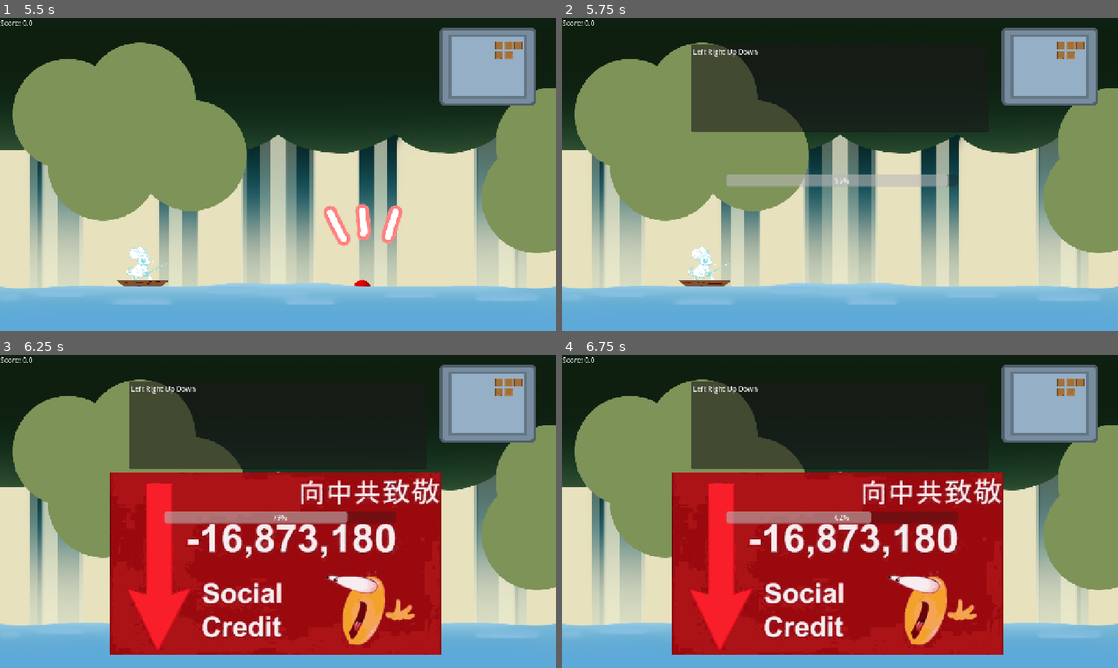
Above: before the commit, frames 1-4 (two rows, left to right).
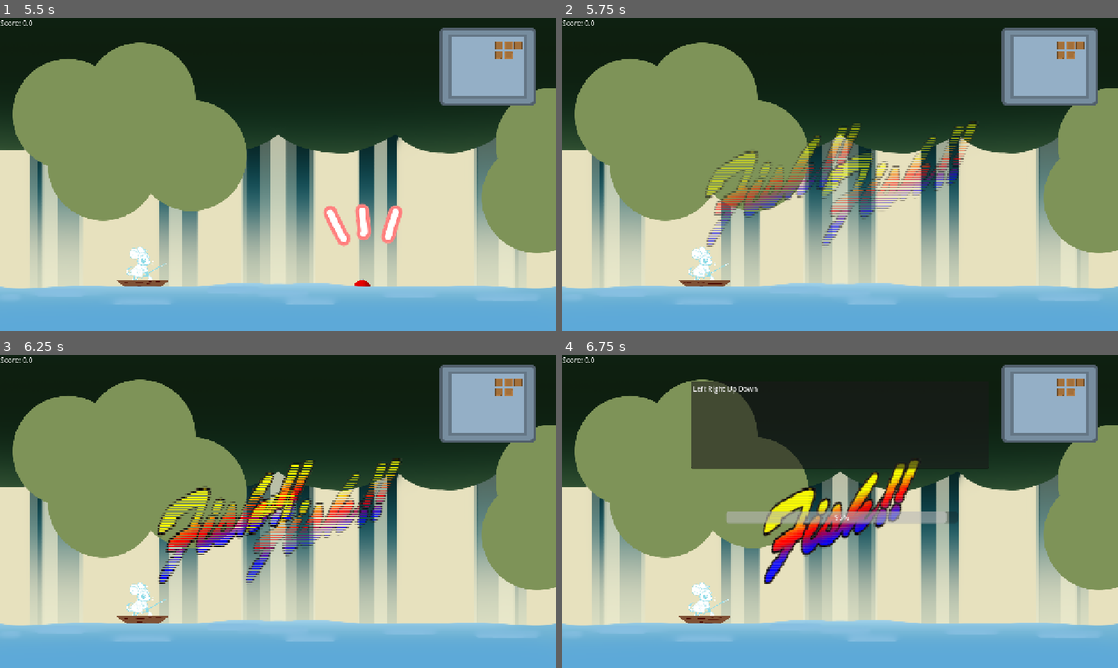
Above: after the commit, the same moments.

Repository: Meoah/Team-Awesome
Game: Godot game, scene res://scenes/game/main_menu.tscn
Same seed, same stepped clock (60 frames per second), same inputs: the game is played once before the commit and once after it.
Inputs:
- Up to frame 1 (5.5 s): click "Start Game" at 0.5 s; tap Enter (ui_accept) at 1.25, 1.35, 1.52, 1.82, 2.1, 2.27, 2.57, 2.85, 3.6, 3.77, 4.07, 4.25, 4.35, 4.52, 4.82, 5.1, 5.27 s; hold Right (Right) 1.28-2.03 s; hold Down (Down) 2.03-2.78 s; hold Right (Right) 2.78-3.53 s; hold Up (Up) 3.53-4.28 s; hold Left (Left) from 4.28 s (still down)
- Up to frame 2 (5.75 s): keep holding Left (Left); tap Enter (ui_accept) at 5.57 s
- Up to frame 3 (6.25 s): release Left (Left) at 5.78 s; hold Down (Down) from 5.78 s (still down); tap Enter (ui_accept) at 5.85 s
- Up to frame 4 (6.75 s): release Down (Down) at 6.53 s; hold Right (Right) from 6.53 s (still down); tap Enter (ui_accept) at 6.6 s

Frame 1 is identical in both runs. In frame 2, 8.0% of the frame differs, in the area x 23-77%, y 8-74%; in frame 3, 38%, in the area x 19-80%, y 8-96%; in frame 4, 35%.

Commit message:
Added Cool FISH! Graphic and animation
FISH! graphic is stolen from Sega Bass Fishing. Needs to be changed later

Diff:
--- a/scenes/game/daytime_main.tscn
+++ b/scenes/game/daytime_main.tscn
@@ -6,8 +6,107 @@
 [ext_resource type="PackedScene" uid="uid://bbklku0slqk5d" path="res://scenes/ui/arrows.tscn" id="2_kebv3"]
 [ext_resource type="PackedScene" uid="uid://8rtag1fl3an4" path="res://scenes/actors/bobber.tscn" id="3_6j7wl"]
 [ext_resource type="Texture2D" uid="uid://diefr1j4j4pji" path="res://assets/textures/background/FishingBGFiller.png" id="3_nw5db"]
-[ext_resource type="Texture2D" uid="uid://dd3ee7km1o5o3" path="res://assets/textures/background/Placeholder_Water.png" id="5_8rhjh"]
-[ext_resource type="Texture2D" uid="uid://cv2ycg3ht86i6" path="res://assets/textures/vfx/exclaim.png" id="5_ovvot"]
+[ext_resource type="Texture2D" uid="uid://8v7i2pn3jxgb" path="res://assets/textures/background/Placeholder_Water.png" id="5_8rhjh"]
+[ext_resource type="Texture2D" uid="uid://l57dxqeycwpg" path="res://assets/textures/vfx/exclaim.png" id="5_ovvot"]
+[ext_resource type="Texture2D" uid="uid://cxjhydbu7bkms" path="res://assets/textures/vfx/FISH/Fish 01.png" id="9_3kam8"]
+[ext_resource type="Texture2D" uid="uid://db64kxgpg4g2y" path="res://assets/textures/vfx/FISH/Fish 02.png" id="10_nw8sa"]
+
+[sub_resource type="Animation" id="Animation_qc6n8"]
+resource_name = "FISH!"
+length = 1.75
+tracks/0/type = "value"
+tracks/0/imported = false
+tracks/0/enabled = true
+tracks/0/path = NodePath("FISH/FISH 01:position")
+tracks/0/interp = 1
+tracks/0/loop_wrap = true
+tracks/0/keys = {
+"times": PackedFloat32Array(0, 0.39960003, 0.69930005, 1, 1.2987001),
+"transitions": PackedFloat32Array(1, 0.23325841, 0.13869627, 1, 1),
+"update": 0,
+"values": [Vector2(442.746, 430.623), Vector2(642.73, 430.59998), Vector2(542.746, 430.623), Vector2(642.74646, 430.62347), Vector2(642.74646, 430.62347)]
+}
+tracks/1/type = "value"
+tracks/1/imported = false
+tracks/1/enabled = true
+tracks/1/path = NodePath("FISH/FISH 02:position")
+tracks/1/interp = 1
+tracks/1/loop_wrap = true
+tracks/1/keys = {
+"times": PackedFloat32Array(0, 0.39960003, 0.69930005, 1, 1.2987001),
+"transitions": PackedFloat32Array(1, 0.23325841, 0.13869627, 1, 1),
+"update": 0,
+"values": [Vector2(842.746, 430.623), Vector2(642.73, 430.59998), Vector2(742.746, 430.623), Vector2(642.74646, 430.62347), Vector2(642.74646, 430.62347)]
+}
+tracks/2/type = "value"
+tracks/2/imported = false
+tracks/2/enabled = true
+tracks/2/path = NodePath("FISH/FISH 01:modulate")
+tracks/2/interp = 2
+tracks/2/loop_wrap = true
+tracks/2/keys = {
+"times": PackedFloat32Array(0, 0.1992155, 1.2987001, 1.3986001),
+"transitions": PackedFloat32Array(1, 1, 1, 1),
+"update": 0,
+"values": [Color(1, 1, 1, 0), Color(1, 1, 1, 1), Color(1, 1, 1, 1), Color(1, 1, 1, 0)]
+}
+tracks/3/type = "value"
+tracks/3/imported = false
+tracks/3/enabled = true
+tracks/3/path = NodePath("FISH/FISH 02:modulate")
+tracks/3/interp = 1
+tracks/3/loop_wrap = true
+tracks/3/keys = {
+"times": PackedFloat32Array(0, 0.1992155, 1.4013106, 1.5012106),
+"transitions": PackedFloat32Array(1, 1, 1, 1),
+"update": 0,
+"values": [Color(1, 1, 1, 0), Color(1, 1, 1, 1), Color(1, 1, 1, 1), Color(1, 1, 1, 0)]
+}
+
+[sub_resource type="Animation" id="Animation_sd21a"]
+length = 0.001
+tracks/0/type = "value"
+tracks/0/imported = false
+tracks/0/enabled = true
+tracks/0/path = NodePath("FISH/FISH 01:position")
+tracks/0/interp = 1
+tracks/0/loop_wrap = true
+tracks/0/keys = {
+"times": PackedFloat32Array(0),
+"transitions": PackedFloat32Array(1),
+"update": 0,
+"values": [Vector2(200, -200)]
+}
+tracks/1/type = "value"
+tracks/1/imported = false
+tracks/1/enabled = true
+tracks/1/path = NodePath("FISH/FISH 02:position")
+tracks/1/interp = 1
+tracks/1/loop_wrap = true
+tracks/1/keys = {
+"times": PackedFloat32Array(0),
+"transitions": PackedFloat32Array(1),
+"update": 0,
+"values": [Vector2(200, -200)]
+}
+tracks/2/type = "value"
+tracks/2/imported = false
+tracks/2/enabled = true
+tracks/2/path = NodePath("FISH/FISH 01:modulate")
+tracks/2/interp = 1
+tracks/2/loop_wrap = true
+tracks/2/keys = {
+"times": PackedFloat32Array(0),
+"transitions": PackedFloat32Array(1),
+"update": 0,
+"values": [Color(1, 1, 1, 1)]
+}
+
+[sub_resource type="AnimationLibrary" id="AnimationLibrary_i6nw5"]
+_data = {
+&"FISH!": SubResource("Animation_qc6n8"),
+&"RESET": SubResource("Animation_sd21a")
+}
 
 [sub_resource type="RectangleShape2D" id="RectangleShape2D_6j7wl"]
 size = Vector2(1280, 89)
@@ -34,6 +133,23 @@
 
 [node name="Bobber" parent="." instance=ExtResource("3_6j7wl")]
 
+[node name="FISH" type="AnimationPlayer" parent="."]
+libraries = {
+&"": SubResource("AnimationLibrary_i6nw5")
+}
+movie_quit_on_finish = true
+
+[node name="FISH 01" type="Sprite2D" parent="FISH"]
+position = Vector2(200, -200)
+scale = Vector2(3, 3)
+texture = ExtResource("9_3kam8")
+
+[node name="FISH 02" type="Sprite2D" parent="FISH"]
+modulate = Color(1, 1, 1, 0)
+position = Vector2(200, -200)
+scale = Vector2(3, 3)
+texture = ExtResource("10_nw8sa")
+
 [node name="Inventory_UI" parent="." instance=ExtResource("2_crqjc")]
 
 [node name="Water" type="Area2D" parent="."]
@@ -51,4 +167,5 @@
 offset_bottom = 23.0
 text = "placeholder"
 
+[connection signal="animation_finished" from="FISH" to="." method="_on_fish_animation_finished"]
 [connection signal="body_entered" from="Water" to="." method="_on_water_body_entered"]
--- a/scripts/game/daytime_main.gd
+++ b/scripts/game/daytime_main.gd
@@ -53,11 +53,16 @@
 		bobberInWater = false
 		bobberActive = false
 		Indicator.global_position = Vector2(-100,-100)
+		$FISH.play("FISH!") #Plays FISH! Animation
+		await get_tree().create_timer(1).timeout
 		if fishingMinigameScene:
 			var minigame = fishingMinigameScene.instantiate()
 			add_child(minigame)
 
 	MC.global_position.y = MCOriginY + sin(boatTimer * 4.0) * 2.0
+
+
+
 
 
 func _on_water_body_entered(body: Node2D) -> void:
@@ -71,3 +76,8 @@
 	Bobber.set_linear_velocity(Vector2.ZERO)
 	bobOriginY = Bobber.global_position.y
 	Bobber.set_freeze_enabled(true)
+
+
+func _on_fish_animation_finished(_anim_name: StringName) -> void:
+			$FISH.stop(true)
+			$FISH.seek(0)
Binary file added: assets/textures/vfx/FISH/Fish 01.png
Binary file added: assets/textures/vfx/FISH/Fish 02.png
Not shown: 1 places in scenes/game/daytime_main.tscn that only renumber resources
